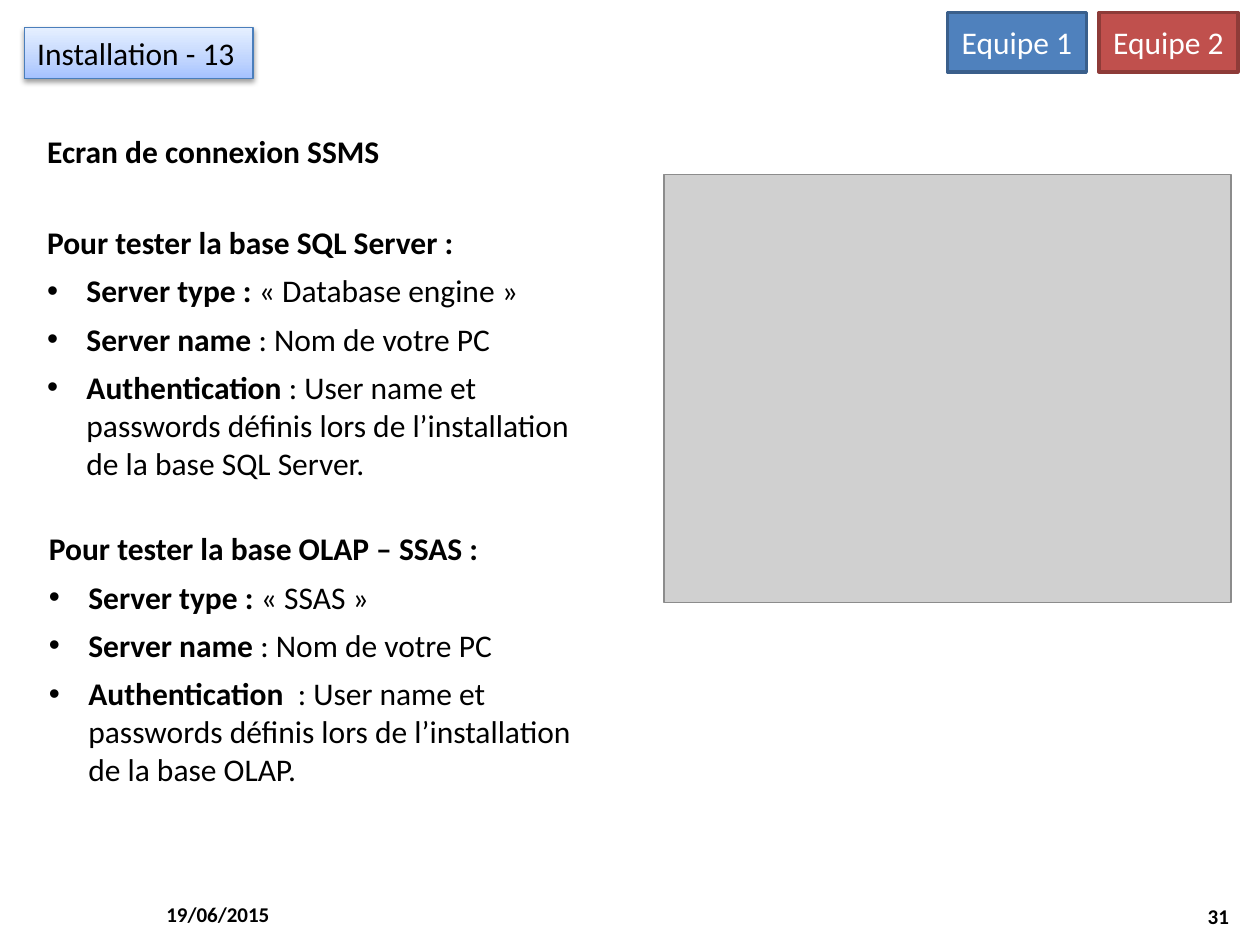
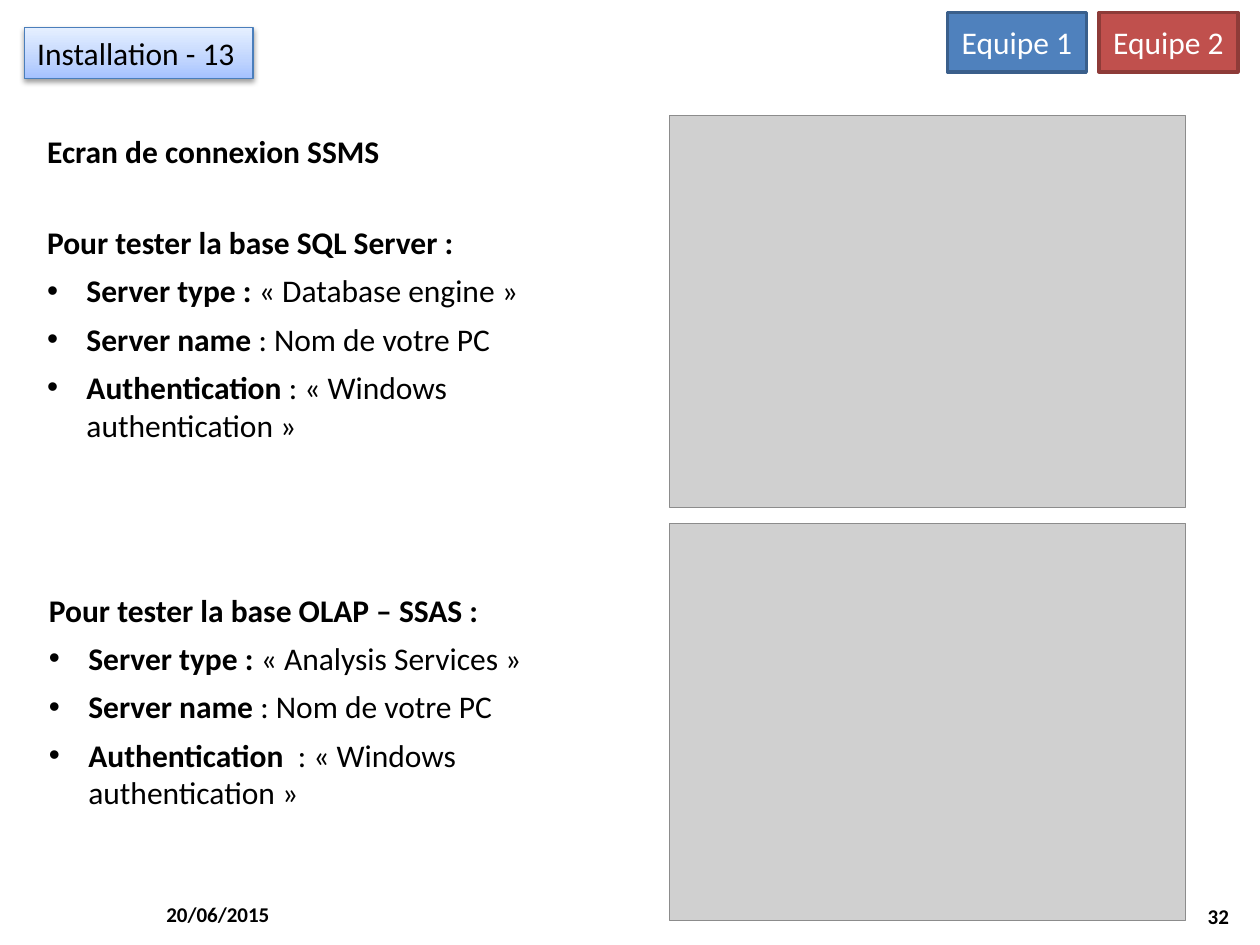
Before and after one commit to M2SIID-ODE/Projet_ODE, a slide deck: slide 32 of Documentation/3 - Documentation technique/Installation_PostesDevs_2015-06_19_v1.pptx (slide 31 before the commit). Drawn at 1260x945 pixels with LibreOffice and Linux fonts; fonts in the diff are those of the drawing; grey boxes stand for pictures; background and template pictures are left out. Boxes give left, top, right and bottom in pixels: in the first picture for what was removed or moved away, otherwise in the second. Text is boxed around its words. In the diff, an @@ line names an element or a change of style, - is before the commit and + after.

```diff
--- a/Documentation/3 - Documentation technique/Installation_PostesDevs_2015-06_19_v1.pptx
+++ b/Documentation/3 - Documentation technique/Installation_PostesDevs_2015-06_19_v1.pptx
@@ picture: place and size @@
-picture at (664, 175, 1231, 604)
+picture at (669, 116, 1184, 508)
@@ text at (86, 377, 447, 438): text changed @@
-• Authentication : User name et passwords définis lors de l’installation de la base SQL Server.
+• Authentication : « Windows authentication »
@@ picture added at (669, 523, 1184, 920) @@
@@ text "Pour tester la base OLAP ...": place and size @@
-text "Pour tester la base OLAP ..." at (49, 538, 570, 782)
+text "Pour tester la base OLAP ..." at (49, 600, 498, 805)
@@ text at (88, 648, 498, 675): text changed; bold off @@
-• Server type : « SSAS »
+• Server type : « Analysis Services »
@@ text at (88, 745, 456, 805): text changed @@
-• Authentication : User name et passwords définis lors de l’installation de la base OLAP.
+• Authentication : « Windows authentication »
@@ text at (166, 907, 269, 923): text changed @@
-19/06/2015
+20/06/2015
@@ page number at (1208, 910, 1229, 924): text changed @@
-31
+32
```
Also in this commit, not shown: 38 other slides changed, 1 slide removed, 2 other files.
